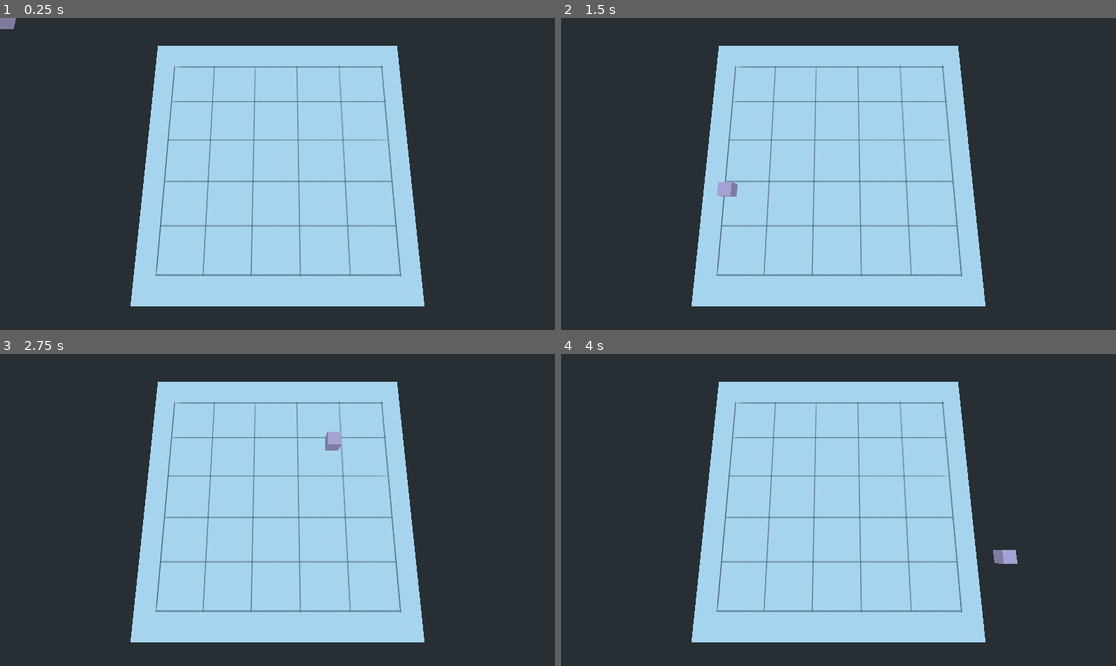
Above: before the commit, frames 1-4 (two rows, left to right).
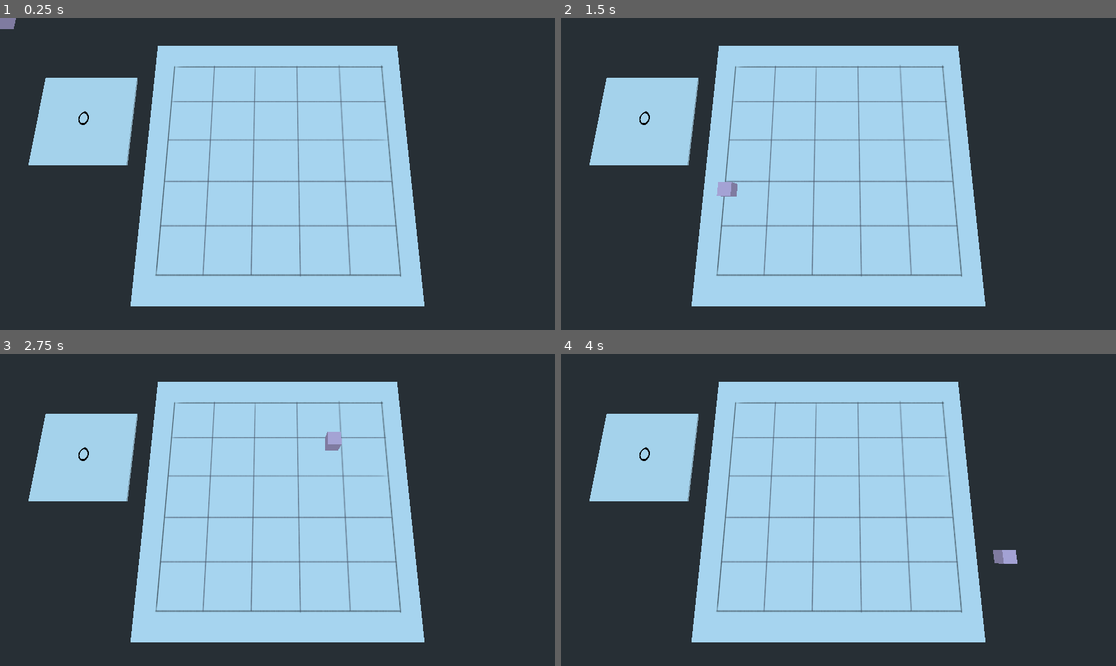
Above: after the commit, the same moments.

Repository: CarapaceonBear/gmtk-2022
Game: Godot game, scene res://scenes/game.tscn
The game is run twice, just before and just after one commit, with the same random seed, the same clock (stepped at 60 frames per second) and the same inputs. The project has no main scene, so this scene is started directly.
Inputs (mouse positions are in pixels of both pictures, inside the frame that each line leads up to):
- Up to frame 1 (0.25 s): no input
- Up to frame 2 (1.5 s): tap Enter at 0.5 s; move the mouse to (960, 158) at 0.52 s; press the mouse at (960, 158) at 0.53 s; tap Space at 1.25 s; move the mouse to (727, 189) at 1.27 s; release the mouse at (727, 189) at 1.28 s; click (727, 189) at 1.35 s
- Up to frame 3 (2.75 s): tap Enter at 2 s; move the mouse to (333, 441) at 2.02 s; press the mouse at (333, 441) at 2.03 s
- Up to frame 4 (4 s): tap Space at 2.75 s; move the mouse to (810, 572) at 2.77 s; release the mouse at (810, 572) at 2.78 s; click (810, 572) at 2.85 s; tap Enter at 3.5 s; move the mouse to (1005, 556) at 3.52 s; press the mouse at (1005, 556) at 3.53 s

The runs differ from the first frame. In frame 1, 4.8% of the frame differs, in the area x 5-25%, y 19-48%; in frame 2, 4.8%; in frame 3, 4.8%; in frame 4, 4.8%.

Commit message:
score updating, going to change

Diff:
--- a/scenes/game.gd
+++ b/scenes/game.gd
@@ -2,6 +2,8 @@
 
 onready var camera = $Camera
 onready var cursor = $Cursor
+onready var score_box = $TextBoxB
+onready var score_label = $TextBoxB/Viewport/Label
 
 onready var die = preload("res://scenes/die.tscn")
 
@@ -15,6 +17,7 @@
 var square_groups = ["A_squares", "B_squares", "C_squares", "D_squares", "E_squares"]
 var grid = [[],[],[],[],[]]
 var grid_groups = ["A_grid", "B_grid", "C_grid", "D_grid", "E_grid"]
+var score = 0
 
 func _ready():
 	for n in 5:
@@ -70,21 +73,29 @@
 		var above = grid[indices[0] - 1][indices[1]]
 		if (above.get_child_count() != 0):
 			rerolling = true
+			var current_value = get_value_from_rotation(above.get_children()[0].tell_rotation())
+			update_score(current_value, false)
 			above.get_children()[0].reroll()
 	if (indices[0] != 4):
 		var below = grid[indices[0] + 1][indices[1]]
 		if (below.get_child_count() != 0):
 			rerolling = true
+			var current_value = get_value_from_rotation(below.get_children()[0].tell_rotation())
+			update_score(current_value, false)
 			below.get_children()[0].reroll()
 	if (indices[1] != 0):
 		var left = grid[indices[0]][indices[1] - 1]
 		if (left.get_child_count() != 0):
 			rerolling = true
+			var current_value = get_value_from_rotation(left.get_children()[0].tell_rotation())
+			update_score(current_value, false)
 			left.get_children()[0].reroll()
 	if (indices[1] != 4):
 		var right = grid[indices[0]][indices[1] + 1]
 		if (right.get_child_count() != 0):
 			rerolling = true
+			var current_value = get_value_from_rotation(right.get_children()[0].tell_rotation())
+			update_score(current_value, false)
 			right.get_children()[0].reroll()
 	return rerolling
 
@@ -106,7 +117,17 @@
 		value = 5
 	elif ((rotation.z > 178 and rotation.z < 182) or (rotation.z < -178 and rotation.z > -182)):
 		value = 6
-	print(value)
+	return (value)
+
+func update_score(value, add):
+	if (add):
+		score += value
+	else:
+		score -= value
+	score_label.text = str(score)
+	score_box.global_scale(Vector3(1, 1, 1.2))
+	yield(get_tree().create_timer(.1), "timeout")
+	score_box.global_scale(Vector3(1, 1, 0.8))
 
 func _on_FloorArea_body_entered(body):
 	if(body.has_method("tell_rotation")):
@@ -119,7 +140,8 @@
 				current_state = States.PLACING
 		yield(get_tree().create_timer(1), "timeout")
 		var die_rotation = body.tell_rotation()
-		get_value_from_rotation(die_rotation)
+		var value = get_value_from_rotation(die_rotation)
+		update_score(value, true)
 		if (current_state == States.RESOLVING):
 #			yield(get_tree().create_timer(1), "timeout")
 			current_state = States.PLACING
--- a/scenes/game.tscn
+++ b/scenes/game.tscn
@@ -1,9 +1,10 @@
-[gd_scene load_steps=12 format=2]
+[gd_scene load_steps=17 format=2]
 
 [ext_resource path="res://scenes/table.tscn" type="PackedScene" id=1]
 [ext_resource path="res://scenes/game.gd" type="Script" id=2]
 [ext_resource path="res://scenes/square.tscn" type="PackedScene" id=3]
 [ext_resource path="res://scenes/walls_physics.tres" type="PhysicsMaterial" id=4]
+[ext_resource path="res://fonts/IndieFlower-Regular.ttf" type="DynamicFontData" id=5]
 
 [sub_resource type="CubeMesh" id=1]
 
@@ -24,6 +25,18 @@
 
 [sub_resource type="BoxShape" id=7]
 extents = Vector3( 7.26081, 0.33223, 7.14633 )
+
+[sub_resource type="DynamicFont" id=8]
+size = 124
+font_data = ExtResource( 5 )
+
+[sub_resource type="ViewportTexture" id=9]
+viewport_path = NodePath("TextBox/Viewport")
+
+[sub_resource type="ViewportTexture" id=10]
+viewport_path = NodePath("TextBoxB/Viewport")
+
+[sub_resource type="CubeMesh" id=11]
 
 [node name="Game" type="Spatial"]
 script = ExtResource( 2 )
@@ -311,4 +324,53 @@
 [node name="CollisionShape" type="CollisionShape" parent="FloorArea"]
 shape = SubResource( 7 )
 
+[node name="TextBoxA" type="Spatial" parent="."]
+transform = Transform( 1.70429, 0, 0, 0, -4.37114e-08, 1, 0, -1, -4.37114e-08, -11.8287, 0.0331458, -4.08984 )
+
+[node name="Viewport" type="Viewport" parent="TextBoxA"]
+size = Vector2( 800, 200 )
+transparent_bg = true
+
+[node name="Label" type="Label" parent="TextBoxA/Viewport"]
+margin_right = 40.0
+margin_bottom = 14.0
+custom_colors/font_color = Color( 0, 0, 0, 1 )
+custom_fonts/font = SubResource( 8 )
+text = "Current Score"
+align = 1
+__meta__ = {
+"_edit_use_anchors_": false
+}
+
+[node name="Sprite3D" type="Sprite3D" parent="TextBoxA"]
+flip_v = true
+texture = SubResource( 9 )
+
+[node name="TextBoxB" type="Spatial" parent="."]
+transform = Transform( 1.38561, 0, 0, 0, -4.37114e-08, 1, 0, -1.67673, -7.32923e-08, -6.98666, 0.0331458, -2.7688 )
+
+[node name="Viewport" type="Viewport" parent="TextBoxB"]
+size = Vector2( 800, 200 )
+transparent_bg = true
+
+[node name="Label" type="Label" parent="TextBoxB/Viewport"]
+margin_right = 40.0
+margin_bottom = 14.0
+custom_colors/font_color = Color( 0, 0, 0, 1 )
+custom_fonts/font = SubResource( 8 )
+text = "0"
+align = 1
+__meta__ = {
+"_edit_use_anchors_": false
+}
+
+[node name="Sprite3D" type="Sprite3D" parent="TextBoxB"]
+flip_v = true
+texture = SubResource( 10 )
+
+[node name="MeshInstance" type="MeshInstance" parent="."]
+transform = Transform( 2.96901, 0, 0, 0, 0.0519286, 0, 0, 0, 2.9139, -12.1195, -0.0508026, -2.77782 )
+mesh = SubResource( 11 )
+material/0 = null
+
 [connection signal="body_entered" from="FloorArea" to="." method="_on_FloorArea_body_entered"]
Binary file added: fonts/IndieFlower-Regular.ttf
